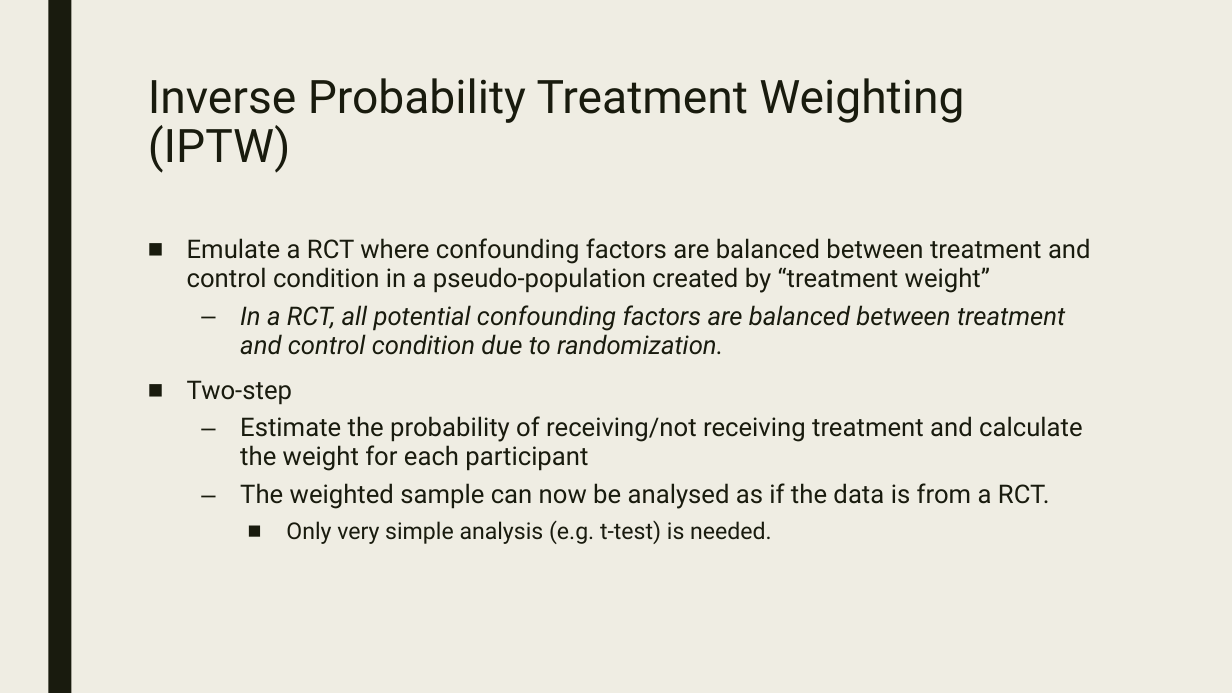
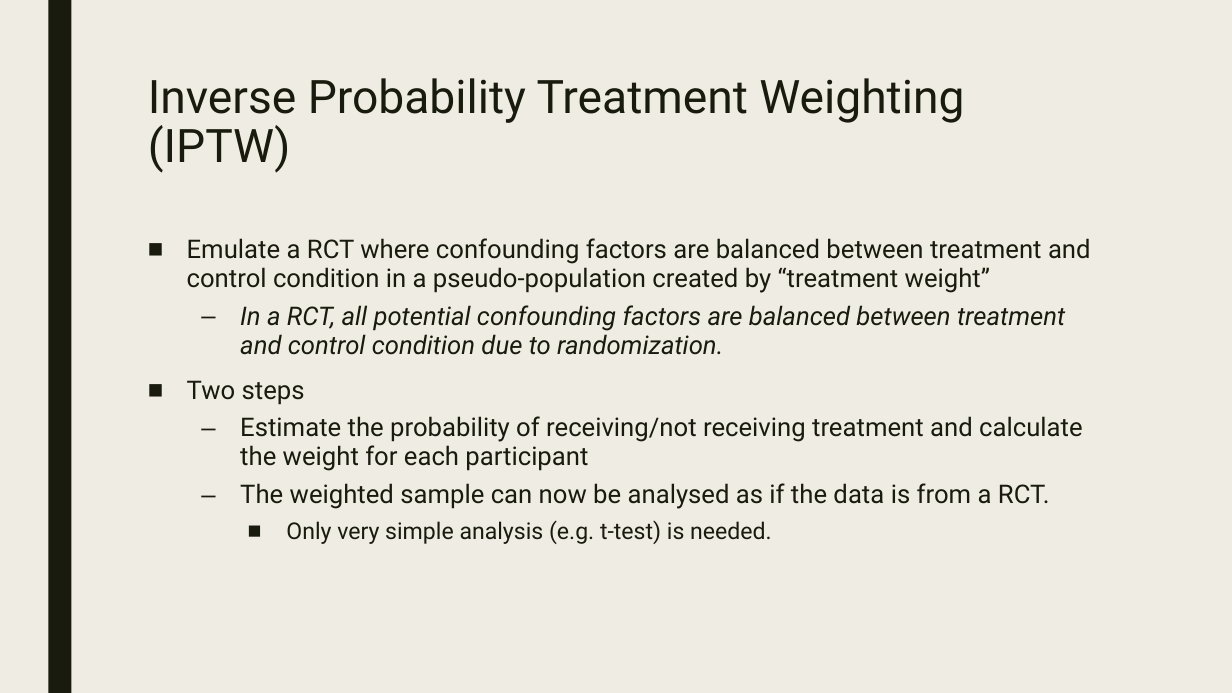
Before and after one commit to gckc123/gckc123.github.io, a slide deck: slide 17 of consultation/materials/2020_12_08_iptw_msm.pptx. Drawn at 1232x693 pixels with LibreOffice and Linux fonts; fonts in the diff are those of the drawing. Boxes give left, top, right and bottom in pixels: in the first picture for what was removed or moved away, otherwise in the second. Text is boxed around its words. In the diff, an @@ line names an element or a change of style, - is before the commit and + after.

Commit message:
Update iptw slides

```diff
--- a/consultation/materials/2020_12_08_iptw_msm.pptx
+++ b/consultation/materials/2020_12_08_iptw_msm.pptx
@@ text at (187,380,305,405): text changed @@
-■ Two-step
+■ Two steps
```
Also in this commit, not shown: 4 other slides changed, 19 other files.
